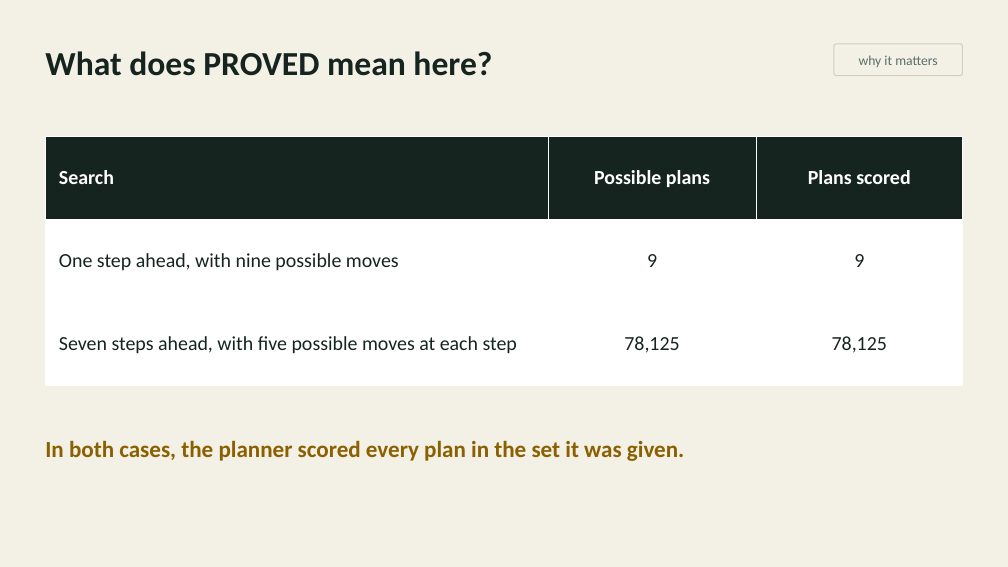
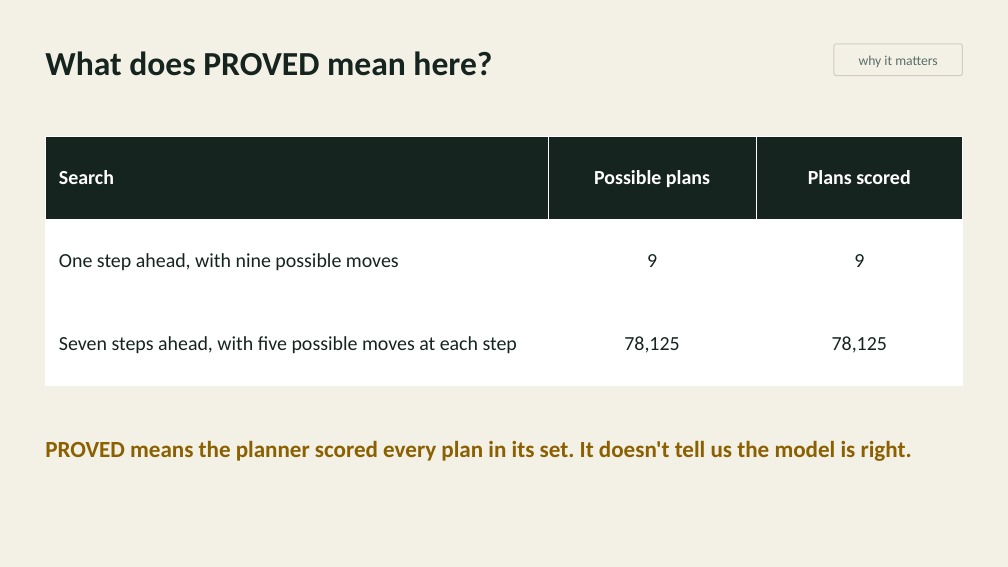
Before and after one commit to inferogenesis/cpomdp-workshop, a slide deck: slide 20 of deck/cpomdp_symposium_2026.pptx. Drawn at 1008x567 pixels with LibreOffice and Linux fonts; fonts in the diff are those of the drawing. Boxes give left, top, right and bottom in pixels: in the first picture for what was removed or moved away, otherwise in the second. Text is boxed around its words. In the diff, an @@ line names an element or a change of style, - is before the commit and + after.

```diff
--- a/deck/cpomdp_symposium_2026.pptx
+++ b/deck/cpomdp_symposium_2026.pptx
@@ text at box(45, 440, 912, 461): text changed @@
-In both cases, the planner scored every plan in the set it was given.
+PROVED means the planner scored every plan in its set. It doesn't tell us the model is right.
```
Also in this commit, not shown: 5 other slides changed, 3 other files.
